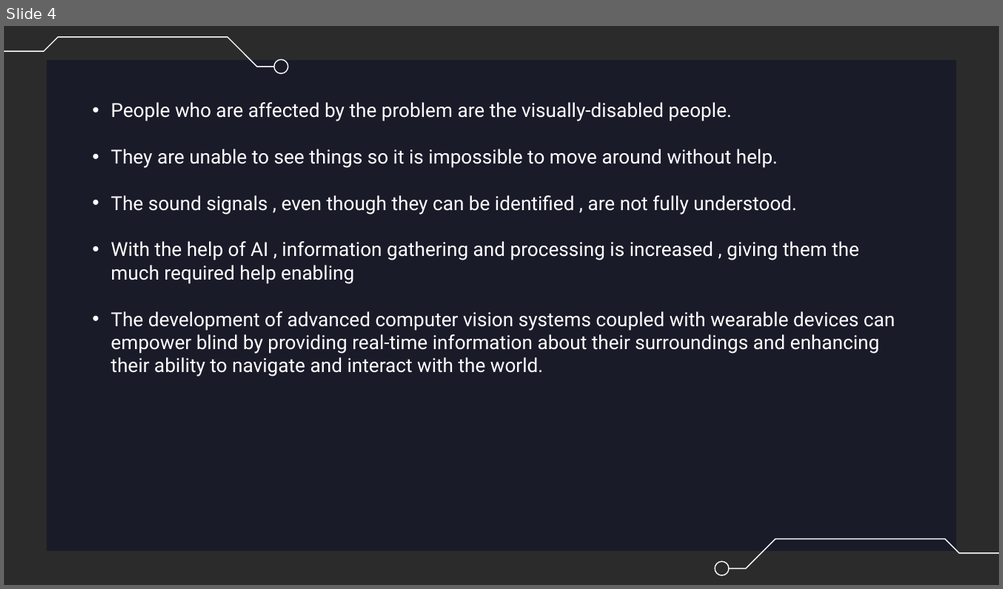
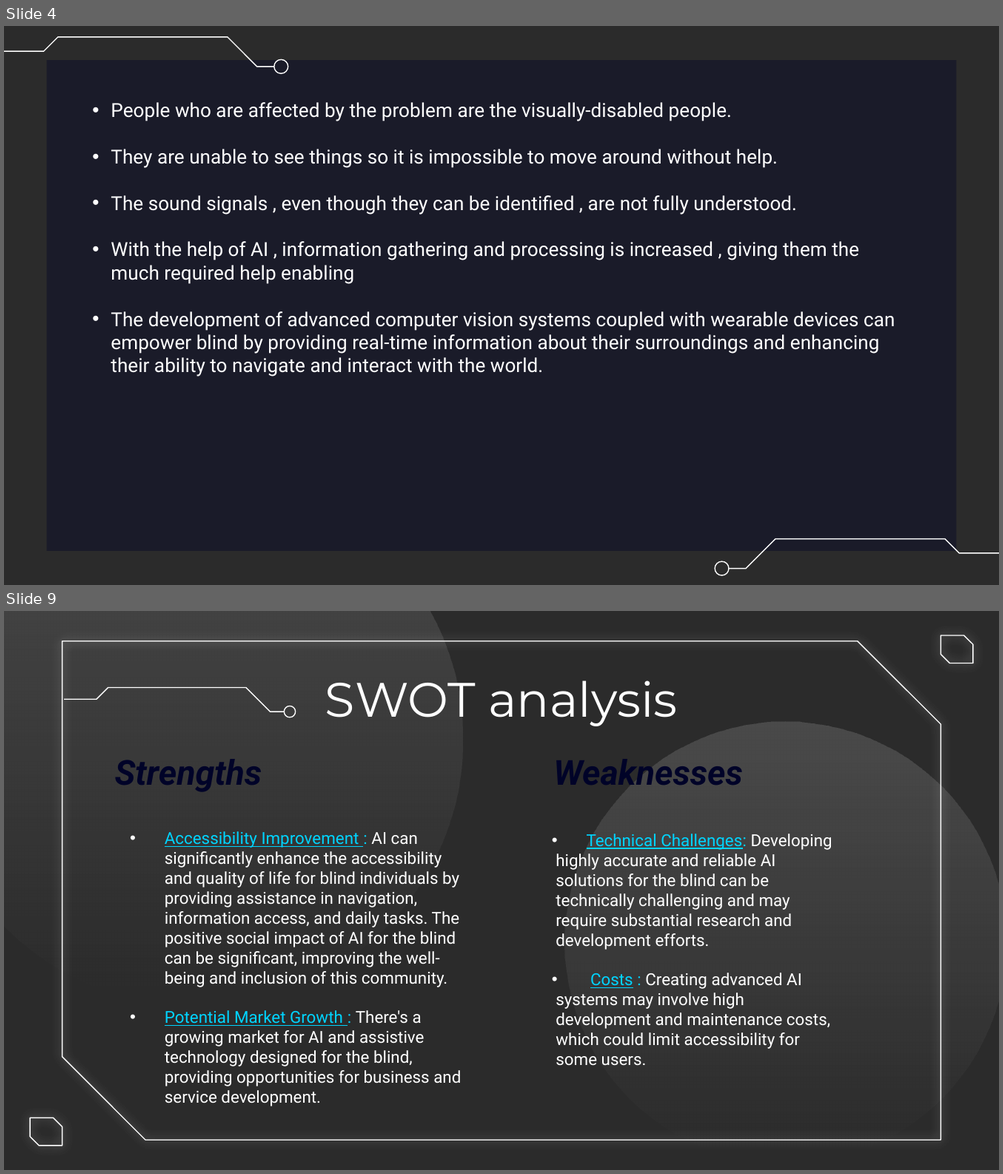
Before and after one commit to Ivin-Mathew/08-CodeVision, a slide deck: Presentation/ENVISIONAI KODIKON.pptx. Shown one above the other, each under a label of ours: slide 4 before the commit, slides 4 and 9 after it; the slides between them are not shown. The pictures are 1003x589 and 1003x1174 pixels, drawn with LibreOffice and Linux fonts; fonts in the diff are those of the drawing; background and template pictures are left out; a plain dark background stands for a picture behind light text. Boxes give left, top, right and bottom in pixels: in the first picture for what was removed or moved away, otherwise in the second. Text is boxed around its words. In the diff, an @@ line names an element or a change of style, - is before the commit and + after.

```diff
--- a/Presentation/ENVISIONAI KODIKON.pptx
+++ b/Presentation/ENVISIONAI KODIKON.pptx
@@ slide 9 added at bbox=[4, 611, 999, 1170], background picture (left out) @@
@@ ellipse added at bbox=[4, 611, 463, 1007], fill gradient #FFFFFF @@
@@ snip diag rect added at bbox=[62, 641, 941, 1140], outline #FFFFFF 0.75 pt @@
@@ snip diag rect added at bbox=[940, 636, 972, 664], outline #FFFFFF 0.75 pt @@
@@ freeform shape added at bbox=[64, 687, 284, 712], outline #FFFFFF 0.75 pt @@
@@ title added at bbox=[325, 681, 677, 726], 35 pt, text #FFFFFF @@
+SWOT analysis
@@ freeform shape added at bbox=[284, 706, 294, 718], outline #FFFFFF 0.75 pt @@
@@ ellipse added at bbox=[564, 721, 999, 1163], fill gradient #FFFFFF @@
@@ title added at bbox=[115, 759, 262, 792], 25 pt, text #000328, bold, italic @@
+Strengths
@@ title added at bbox=[553, 759, 743, 785], 25 pt, text #000328, bold, italic @@
+Weaknesses
@@ subtitle added at bbox=[165, 832, 461, 1107], 12 pt, text #FFFFFF @@
+• Accessibility Improvement : AI can significantly enhance the accessibility and quality of life for blind individuals by providing assistance in navigation, information access, and daily tasks. The positive social impact of AI for the blind can be significant, improving the well-being and inclusion of this community.
+• Potential Market Growth : There's a growing market for AI and assistive technology designed for the blind, providing opportunities for business and service development.
@@ subtitle added at bbox=[555, 834, 832, 1065], 12 pt, text #FFFFFF @@
+• Technical Challenges: Developing
+highly accurate and reliable AI
+solutions for the blind can be
+technically challenging and may
+require substantial research and
+development efforts.
+• Costs : Creating advanced AI
+systems may involve high
+development and maintenance costs,
+which could limit accessibility for
+some users.
@@ snip diag rect added at bbox=[30, 1118, 62, 1146], outline #FFFFFF 0.75 pt @@
```
Also in this commit, not shown: 6 slides changed, 2 other slides added, 4 slides removed.
